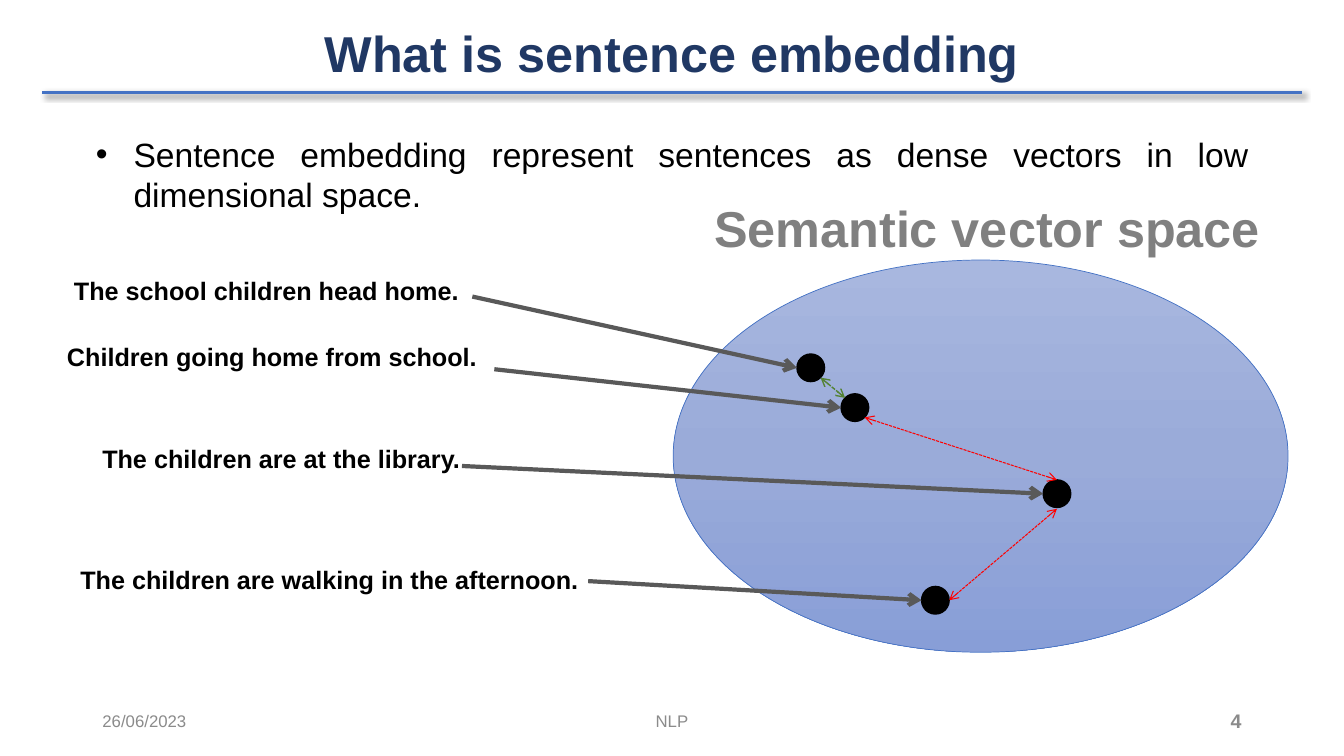
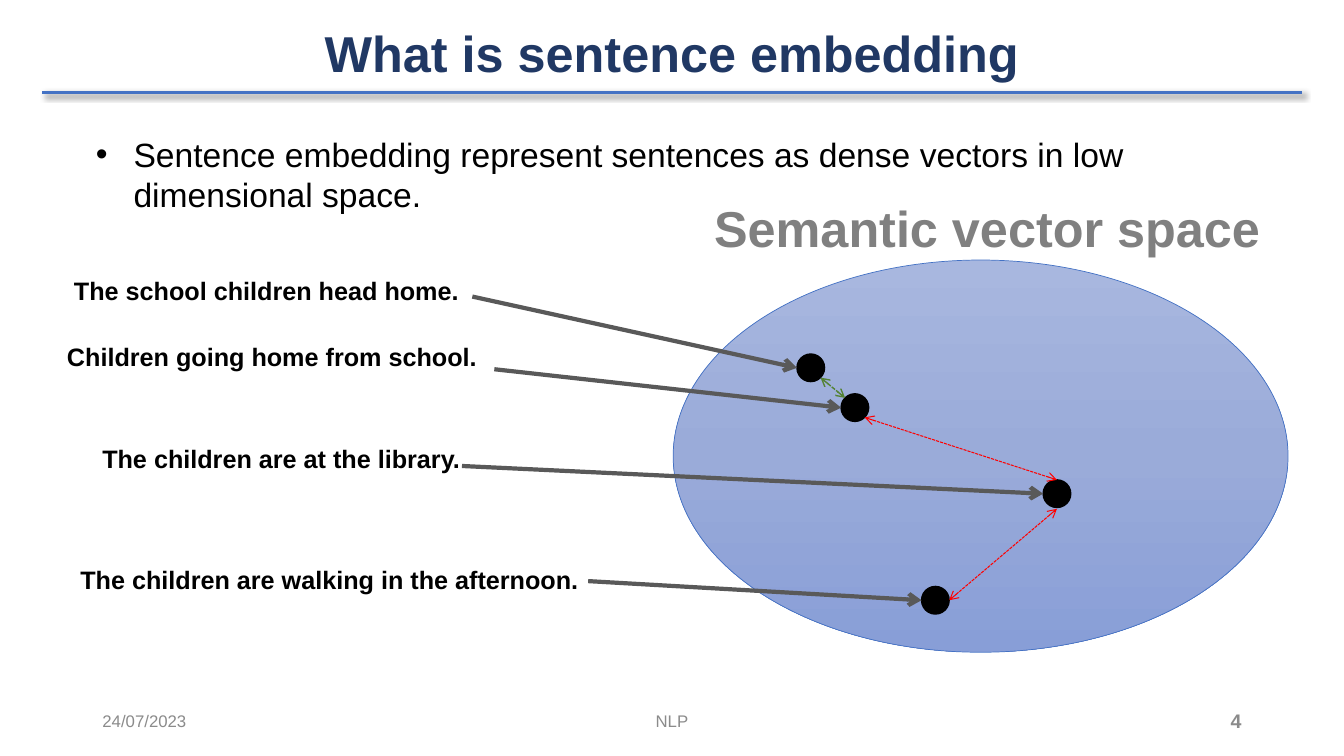
Before and after one commit to 4ursmile/DefSent-NLP, a slide deck: slide 4 of NLP-DEFSENT.pptx. Drawn at 1344x756 pixels with LibreOffice and Linux fonts; fonts in the diff are those of the drawing; background and template pictures are left out. Boxes give left, top, right and bottom in pixels: in the first picture for what was removed or moved away, otherwise in the second. Text is boxed around its words. In the diff, an @@ line names an element or a change of style, - is before the commit and + after.

```diff
--- a/NLP-DEFSENT.pptx
+++ b/NLP-DEFSENT.pptx
@@ text "Sentence embedding represent sentences as ..." at bbox=[134, 142, 1123, 214]: alignment justified to left @@
@@ text at bbox=[102, 715, 186, 727]: text changed @@
-26/06/2023
+24/07/2023
```
Also in this commit, not shown: 35 other slides changed, 4 slides added, 2 slides removed, 2 other files.
